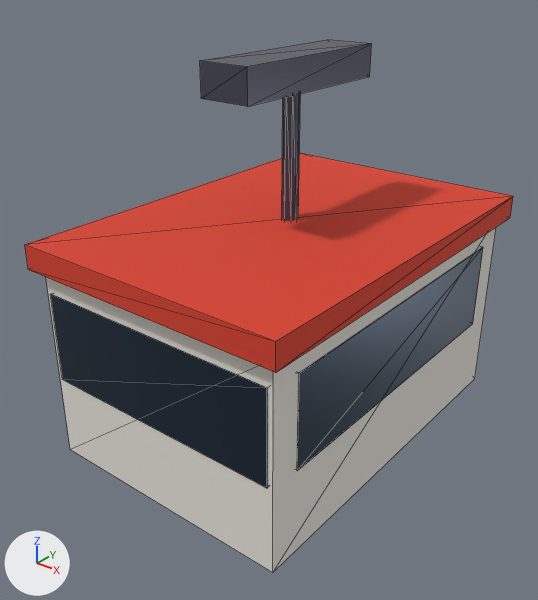
The glTF model assets/props/teleferico.glb, before and after one commit.
Rendered twice from a 50 mm lens placed at (4.08, -5.43, 4.74), pointed at (-0.01, -0.31, 1.56). Lighting does not change. The marker at lower left points along +X, +Y and +Z. The picture after the commit comes second. Mesh edges are drawn as thin lines. Where no turn or scale is listed for an object, it has been applied to the vertices. Vertices at exactly the same position are counted once.

In view in the first picture: 'teleferico_Malla'.
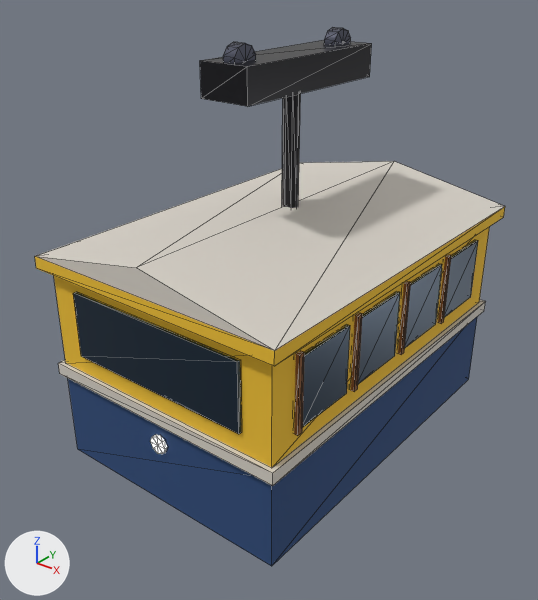
Changed parts and their boxes (x1, y1, x2, y2) in the pictures (538 x 600 px; the box of a moved part takes in the faces that stretch with it):
'teleferico_Malla', reshaped: before (25, 39, 513, 573); after (35, 27, 505, 566)
part 1 of me_teleferico, added (blue): after (68, 317, 477, 566)
part 2 of me_teleferico, added: after (58, 300, 485, 486)
part 3 of me_teleferico, added: after (54, 226, 490, 467)
part 4 of me_teleferico, added: after (438, 255, 451, 324)
part 5 of me_teleferico, added: after (398, 281, 411, 355)
part 6 of me_teleferico, added: after (351, 313, 362, 392)
part 7 of me_teleferico, added: after (294, 351, 304, 436)
part 8 of me_teleferico, added: after (324, 27, 351, 45)
part 9 of me_teleferico, added: after (223, 42, 256, 63)
part 10 of me_teleferico, added: after (150, 435, 167, 454)
part 11 of me_teleferico, added (blue): after (444, 240, 478, 317)
part 12 of me_teleferico, added (blue): after (405, 264, 442, 348)
part 13 of me_teleferico, added (blue): after (358, 292, 400, 384)
part 14 of me_teleferico, added (blue): after (303, 325, 350, 427)
part 15 of me_teleferico, added (blue): after (73, 292, 241, 434)
part 16 of me_teleferico, rebuilt (7% shorter): before (25, 153, 513, 373); after (35, 161, 505, 366)
part 17 of me_teleferico, deleted (blue): before (296, 247, 483, 471)
part 18 of me_teleferico, deleted (blue): before (50, 294, 268, 488)
part 19 of me_teleferico, moved or reshaped: before (46, 93, 496, 573); after (282, 93, 301, 208)
part 20 of me_teleferico, recoloured (greyish blue to black): before (200, 39, 372, 221); after (200, 40, 372, 208)

Edits to the bpy script that builds the scene:
```text
Add mat_glow:
    mat_glow = bpy.data.materials.new('Glow')
    mat_glow.use_nodes = True; mat_glow.node_tree.nodes.clear()
    _N = mat_glow.node_tree.nodes; _L = mat_glow.node_tree.links
    n0 = _N.new('ShaderNodeBsdfPrincipled'); n0.name = 'Principled BSDF'
    n0.inputs[2].default_value = 0.85  # 'Roughness'
    n0.inputs[28].default_value = 1.0  # 'Emission Strength'
    n1 = _N.new('ShaderNodeOutputMaterial'); n1.name = 'Material Output'
    n2 = _N.new('ShaderNodeVertexColor'); n2.name = 'Color Attribute'
    _L.new(n0.outputs[0], n1.inputs[0])  # 'BSDF' to 'Surface'
    _L.new(n2.outputs[0], n0.inputs[0])  # 'Color' to 'Base Color'
Change me_teleferico:
    remove me_teleferico.from_pydata(...)  # 60 vertices, 92 faces; spans x -1.4..1.4, y -2.0..2.0, z 0.1..3.85
    add me_teleferico.from_pydata(...)  # 286 vertices, 458 faces; spans x -1.35..1.35, y -1.95..1.95, z 0.1..3.99
    me_teleferico part 1: a new loose piece, a box spanning x -1.25..1.25, y -1.85..1.85, z 0.1..1.0, in mat_cloth
    me_teleferico part 2: a new loose piece, a box spanning x -1.3..1.3, y -1.9..1.9, z 0.99..1.11, in mat_cloth
    me_teleferico part 3: a new loose piece, a box spanning x -1.25..1.25, y -1.85..1.85, z 1.1..2.1, in mat_cloth
    me_teleferico part 4: a new loose piece, a box spanning x 1.235..1.285, y 0.83..0.89, z 1.26..1.98, in mat_cloth
    me_teleferico part 5: a new loose piece, a box spanning x 1.235..1.285, y 0.03..0.09, z 1.26..1.98, in mat_cloth
    me_teleferico part 6: a new loose piece, a box spanning x 1.235..1.285, y -0.77..-0.71, z 1.26..1.98, in mat_cloth
    me_teleferico part 7: a new loose piece, a box spanning x 1.235..1.285, y -1.57..-1.51, z 1.26..1.98, in mat_cloth
    me_teleferico part 8: a new loose piece, a 10-sided cylinder along x spanning x -0.06..0.06, y 0.57..0.83, z 3.71..3.99, in mat_metal
    me_teleferico part 9: a new loose piece, a 10-sided cylinder along x spanning x -0.06..0.06, y -0.83..-0.57, z 3.71..3.99, in mat_metal
    me_teleferico part 10: a new loose piece, an 8-sided cylinder along y spanning x -0.09..0.09, y -1.88..-1.84, z 0.66..0.84, in mat_glow
    me_teleferico part 11: a new loose piece, a box spanning x 1.24..1.28, y 0.88..1.52, z 1.3..1.94, in mat_glass
    me_teleferico part 12: a new loose piece, a box spanning x 1.24..1.28, y 0.08..0.72, z 1.3..1.94, in mat_glass
    me_teleferico part 13: a new loose piece, a box spanning x 1.24..1.28, y -0.72..-0.08, z 1.3..1.94, in mat_glass
    me_teleferico part 14: a new loose piece, a box spanning x 1.24..1.28, y -1.52..-0.88, z 1.3..1.94, in mat_glass
    me_teleferico part 15: a new loose piece, a box spanning x -0.95..0.95, y -1.88..-1.84, z 1.3..1.94, in mat_glass
    me_teleferico part 16: the loose piece of 8 vertices spanning x -1.4..1.4, y -2.0..2.0, z 2.08..2.32 is rebuilt with 10 vertices and now spans x -1.35..1.35, y -1.95..1.95, z 2.09..2.46
    me_teleferico part 17: the loose piece of 8 vertices spanning x -1.31..1.31, y -1.6..1.6, z 0.95..1.85 is deleted
    me_teleferico part 18: the loose piece of 8 vertices spanning x -1.25..1.25, y -1.91..1.91, z 0.95..1.85 is deleted
    me_teleferico part 19: 10 vertices moved from x -0.08..0.08, y -0.08..0.08, z 2.3 to x -0.08..0.08, y -0.08..0.08, z 2.4; 8 vertices removed from x -1.3..1.3, y -1.9..1.9, z 0.1..2.1
    me_teleferico part 20: 44 kept faces spanning x -0.25..0.25, y -0.9..0.9, z 2.4..3.85 get new vertex colours; the middle colour goes from greyish blue #5d6070 to black #2a2a2e
    other edits to the shape of me_teleferico do not show in these pictures
    add me_teleferico.materials.append(mat_glow)
```
